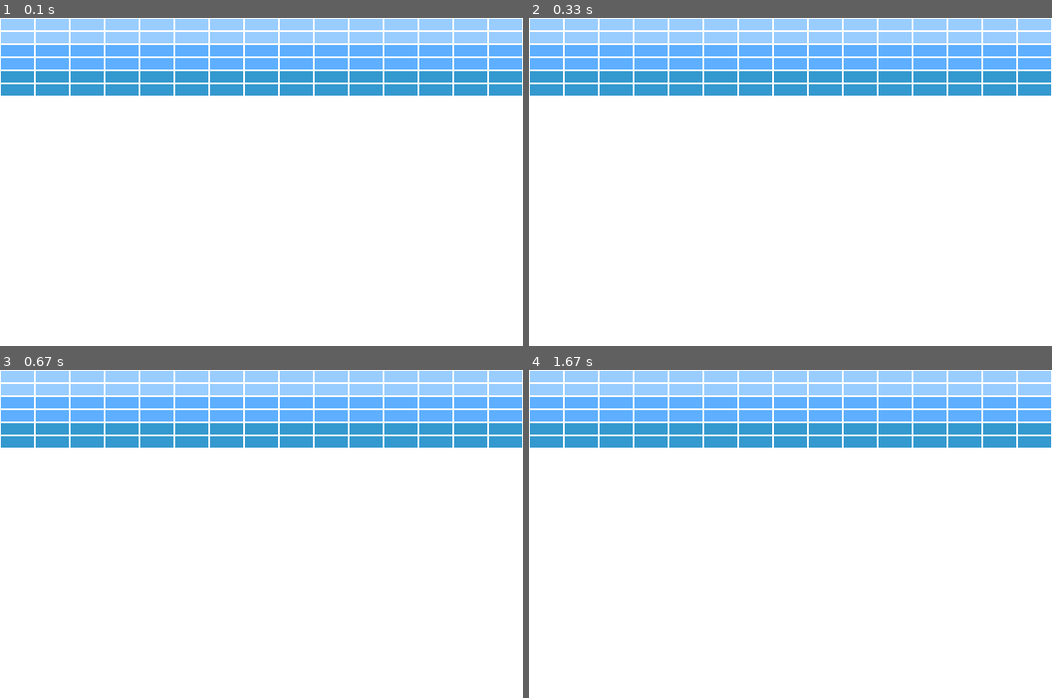
Above: before the commit, frames 1-4 (two rows, left to right).
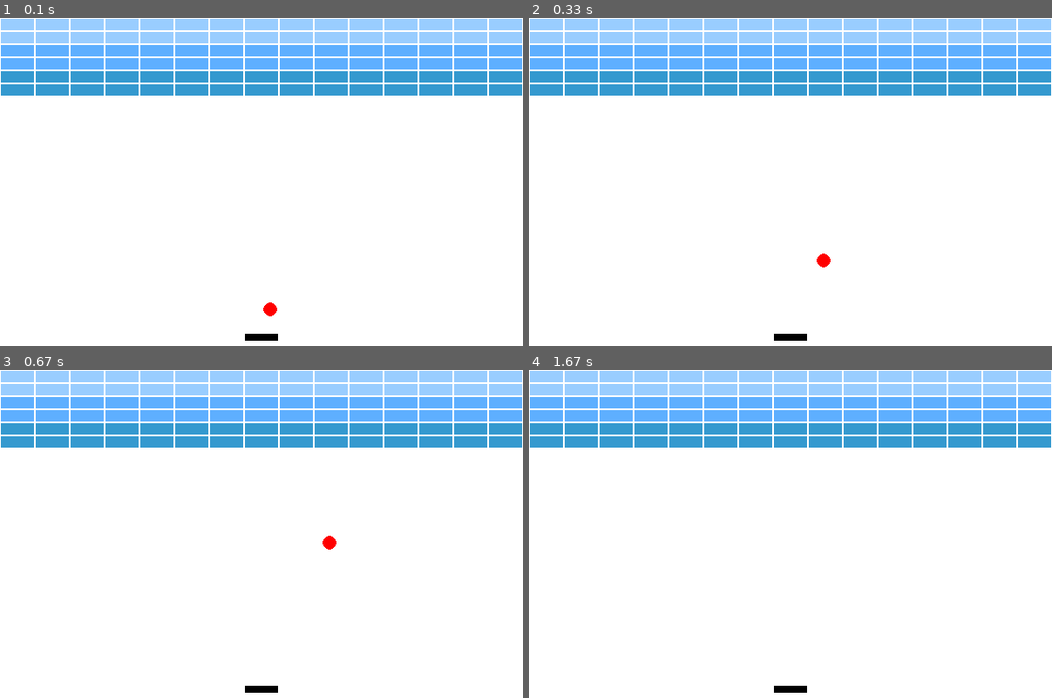
Above: after the commit, the same moments.

Repository: Leesyuwei/Singular_Practice
Game: pygame game, started from python/pygame/slide_game.py
The game is run twice, just before and just after one commit, with the same random seed, the same clock (stepped at 60 frames per second) and the same inputs.
Inputs:
- Up to frame 1 (0.1 s): no input
- Up to frame 2 (0.33 s): no input
- Up to frame 3 (0.67 s): no input
- Up to frame 4 (1.67 s): no input

The runs differ from the first frame. In frame 1, 0.2% of the frame differs, in the area x 46-54%, y 86-99%; in frame 2, 0.2%; in frame 3, 0.2%; in frame 4, 0.1%.

Commit message:
<feat> ball&pad

Diff:
--- a/python/pygame/slide_game.py
+++ b/python/pygame/slide_game.py
@@ -1,4 +1,6 @@
 import pygame
+import random
+import math
 from pygame.sprite import groupcollide
 
 
@@ -16,8 +18,55 @@
 screen = pygame.display.set_mode((600, 400))
 pygame.display.set_caption('screen')
 
+pygame.mouse.set_visible(False)
+
+
+class Pad(pygame.sprite.Sprite):
+    def __init__(self):
+        super().__init__()
+
+        self.image = pygame.Surface([38, 8])
+        self.image.fill((0, 0, 0))
+        self.rect = self.image.get_rect()
+        self.rect.x = (screen.get_width()-self.image.get_width())/2
+        self.rect.y = screen.get_height()-30-self.image.get_height()
+
+    def update(self):
+        # self.rect.x = pygame.mouse.get_pos()[0]
+        self.rect.x = self.rect.x
+        if self.rect.x + self.image.get_width() > screen.get_width():
+            self.rect.x = screen.get_width() - self.image.get_width()
+
+
+class Ball(pygame.sprite.Sprite):
+    def __init__(self, speed, r, color):
+        super().__init__()
+
+        self.image = pygame.Surface([r*2, r*2])
+        self.image.fill((255, 255, 255))
+        self.image.set_colorkey((255, 255, 255))
+        pygame.draw.circle(
+            self.image, color, (r, r), r, 0)
+        self.rect = self.image.get_rect()
+        (self.rect.x, self.rect.y) = (pad.rect.x+pad.rect.width/2-r, pad.rect.top-2*r)
+        self.direction = random.randint(20, 70)
+        self.speed = speed
+
+    def update(self):
+        self.radian = math.radians(self.direction)
+        self.dx = self.speed * math.cos(self.radian)
+        self.dy = -self.speed * math.sin(self.radian)
+        self.rect.move_ip(self.dx, self.dy)
+
+
 allsprite = pygame.sprite.Group()
 bricks = pygame.sprite.Group()
+
+pad = Pad()
+allsprite.add(pad)
+
+ball = Ball(5, 8, (255, 0, 0))
+allsprite.add(ball)
 
 background = pygame.Surface(screen.get_size())
 background = background.convert()
@@ -43,7 +92,10 @@
         if event.type == pygame.QUIT:
             pygame.quit()
 
-    screen.blit(background,(0,0))
+    pad.update()
+    ball.update()
+
+    screen.blit(background, (0, 0))
 
     allsprite.draw(screen)
     pygame.display.update()
